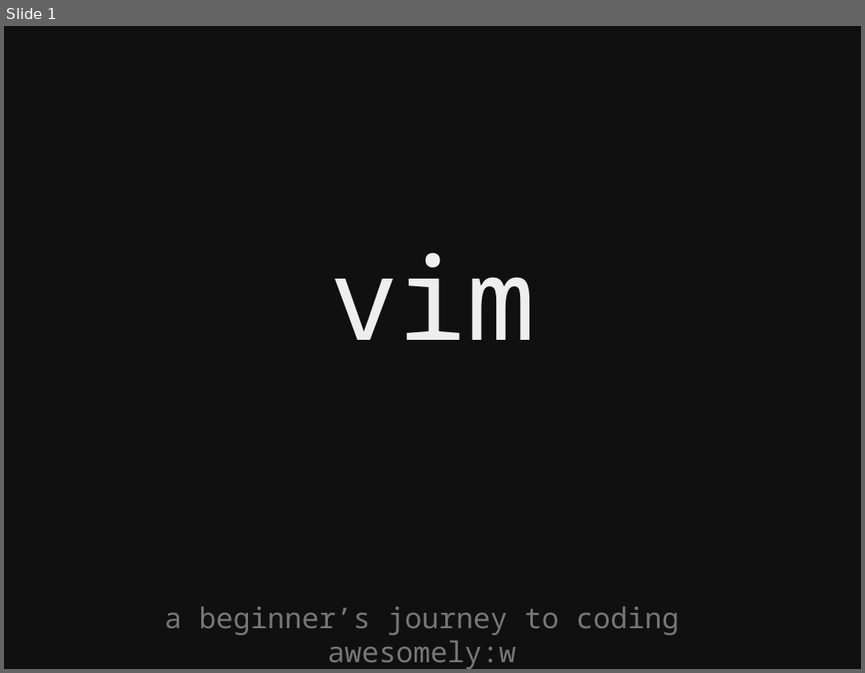
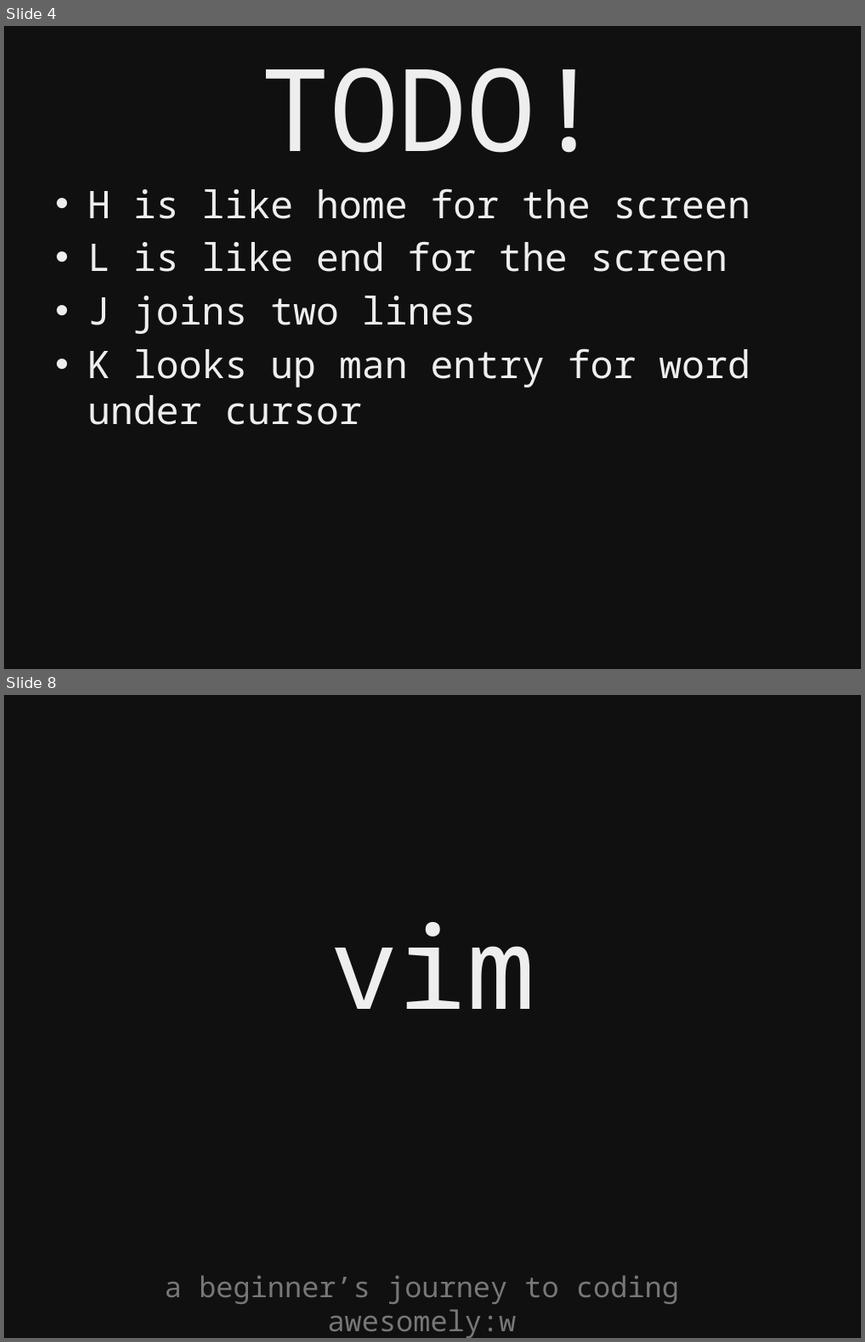
Before and after one commit to kyletolle/talks, a slide deck: beginning_vim-04.17.2012.pptx. Shown one above the other, each under a label of ours: slide 1 before the commit, slides 4 and 8 after it; the slides between them are not shown. The pictures are 865x673 and 865x1342 pixels, drawn with LibreOffice and Linux fonts; fonts in the diff are those of the drawing. Boxes give left, top, right and bottom in pixels: in the first picture for what was removed or moved away, otherwise in the second. Text is boxed around its words. In the diff, an @@ line names an element or a change of style, - is before the commit and + after.

```diff
--- a/beginning_vim-04.17.2012.pptx
+++ b/beginning_vim-04.17.2012.pptx
@@ slide 4 added at (4, 26, 861, 669), background #101010 @@
@@ title added at (261, 68, 603, 153), 96 pt, text #EEEEEE @@
+TODO!
@@ text added at (87, 188, 750, 425), 32 pt, text #EEEEEE @@
+• H is like home for the screen
+• L is like end for the screen
+• J joins two lines
+• K looks up man entry for word under cursor
@@ what was slide 1 is now slide 8 @@
```
Also in this commit, not shown: 6 other slides added.
